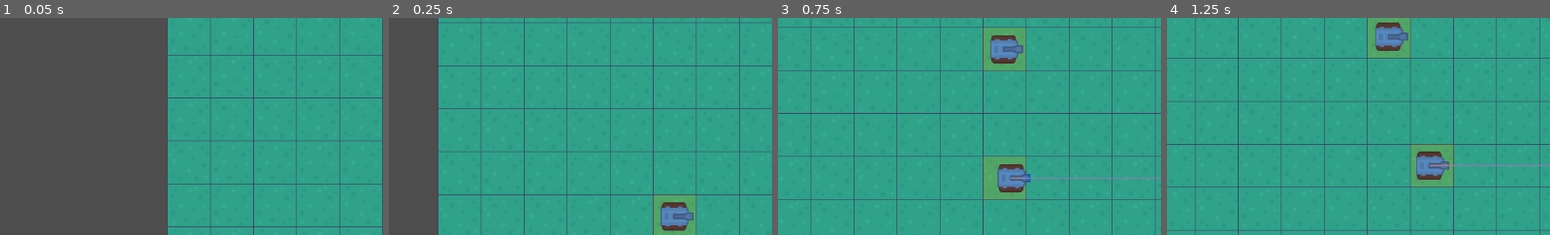
Above: before the commit, frames 1-4 (left to right).
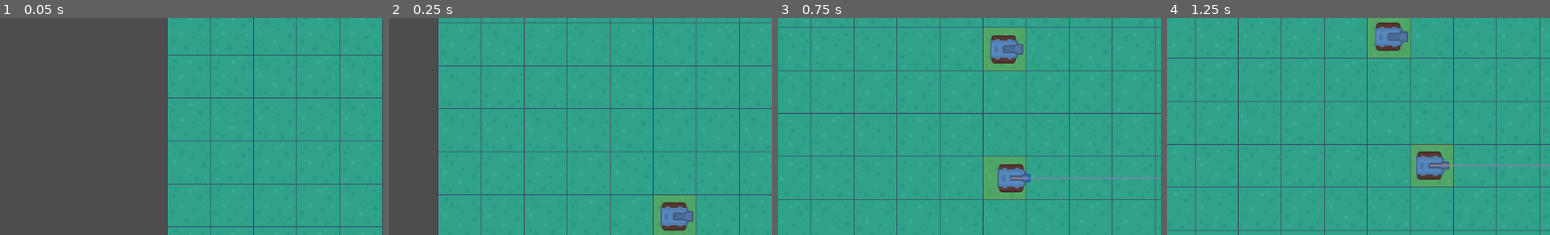
Above: after the commit, the same moments.

Repository: BrianMosbeux/Steel_Storm
Game: Godot game, scene res://scenes/main.tscn
Same seed, same stepped clock (60 frames per second), same inputs: the game is played once before the commit and once after it.
Inputs:
- Up to frame 1 (0.05 s): no input
- Up to frame 2 (0.25 s): no input
- Up to frame 3 (0.75 s): no input
- Up to frame 4 (1.25 s): no input
The pictures show only the part of the screen within x 21-71%, y 46-96%; the shares and areas given below are measured in that part.

Frame 1 is identical in both runs. In frame 2, 0.1% of the frame differs, in the area x 74-80%, y 88-95%; in frame 3, less than 0.1%; in frame 4, 0.1%, in the area x 57-64%, y 6-12%.

Commit message:
Enable switch weapon functionality for player
add initialize(team) function to the weapon_manager.gd script and initialize it on player instance
add a initialize(team, texture) function to weapon so that weapon team and texture is based on the player or npc instance
preload weapon sprite texture and pass them through a dict so that we know which sprite to use depending on team adn weapon index
add switch_weapon() function in weapon_manager.gd and check for player switching weapon in _unhandled_input(event) function
connect player weapon manager's weapon_changed signal to hud.gd

Diff:
--- a/project.godot
+++ b/project.godot
@@ -71,3 +71,13 @@
 "events": [Object(InputEventJoypadButton,"resource_local_to_scene":false,"resource_name":"","device":-1,"button_index":9,"pressure":0.0,"pressed":true,"script":null)
 ]
 }
+weapon_1={
+"deadzone": 0.5,
+"events": [Object(InputEventJoypadButton,"resource_local_to_scene":false,"resource_name":"","device":-1,"button_index":11,"pressure":0.0,"pressed":true,"script":null)
+]
+}
+weapon_2={
+"deadzone": 0.5,
+"events": [Object(InputEventJoypadButton,"resource_local_to_scene":false,"resource_name":"","device":-1,"button_index":12,"pressure":0.0,"pressed":true,"script":null)
+]
+}
--- a/scenes/barrel_1.tscn
+++ b/scenes/barrel_1.tscn
@@ -2,4 +2,4 @@
 
 [ext_resource type="PackedScene" uid="uid://b8bndbs0iyr2s" path="res://scenes/weapon.tscn" id="1_hiwmp"]
 
-[node name="Barrel_1" instance=ExtResource("1_hiwmp")]
+[node name="Barrel1" instance=ExtResource("1_hiwmp")]
--- /dev/null
+++ b/scenes/barrel_2.tscn
@@ -0,0 +1,9 @@
+[gd_scene load_steps=3 format=3 uid="uid://bmufhjb5f0dxr"]
+
+[ext_resource type="PackedScene" uid="uid://b8bndbs0iyr2s" path="res://scenes/weapon.tscn" id="1_0pxl3"]
+[ext_resource type="Texture2D" uid="uid://dvskp5hwrdjp7" path="res://assets/sprites/tank_red/tankRed_barrel1_outline.png" id="2_rcumv"]
+
+[node name="Barrel2" instance=ExtResource("1_0pxl3")]
+
+[node name="TankBarrel2Sprite" parent="." index="0"]
+texture = ExtResource("2_rcumv")
--- a/scenes/player.tscn
+++ b/scenes/player.tscn
@@ -6,6 +6,7 @@
 [ext_resource type="PackedScene" uid="uid://hcjwhwueve55" path="res://scenes/team.tscn" id="5_ebwkj"]
 [ext_resource type="Script" path="res://scripts/weapon_manager.gd" id="5_w5q4q"]
 [ext_resource type="PackedScene" uid="uid://b2c1bxj4fpft" path="res://scenes/barrel_1.tscn" id="6_awy73"]
+[ext_resource type="PackedScene" uid="uid://bmufhjb5f0dxr" path="res://scenes/barrel_2.tscn" id="7_y2lyx"]
 
 [sub_resource type="RectangleShape2D" id="RectangleShape2D_ynfwj"]
 size = Vector2(42, 42)
@@ -30,4 +31,7 @@
 [node name="WeaponManager" type="Node2D" parent="."]
 script = ExtResource("5_w5q4q")
 
-[node name="Barrel_1" parent="WeaponManager" instance=ExtResource("6_awy73")]
+[node name="Barrel1" parent="WeaponManager" instance=ExtResource("6_awy73")]
+
+[node name="Barrel2" parent="WeaponManager" instance=ExtResource("7_y2lyx")]
+visible = false
--- a/scenes/weapon.tscn
+++ b/scenes/weapon.tscn
@@ -1,8 +1,7 @@
-[gd_scene load_steps=8 format=3 uid="uid://b8bndbs0iyr2s"]
+[gd_scene load_steps=7 format=3 uid="uid://b8bndbs0iyr2s"]
 
 [ext_resource type="Script" path="res://scripts/weapon.gd" id="1_esokv"]
 [ext_resource type="PackedScene" uid="uid://b3fe3kwa7sxcl" path="res://scenes/bullet.tscn" id="2_spg4l"]
-[ext_resource type="Texture2D" uid="uid://c70xsmubjckjp" path="res://assets/sprites/tank_blue/tankBlue_barrel2_outline.png" id="3_2rc06"]
 [ext_resource type="Texture2D" uid="uid://vjq8gj2xt0nb" path="res://assets/sprites/muzzle_flash/shotLarge.png" id="4_sfx60"]
 
 [sub_resource type="Animation" id="Animation_kkxlb"]
@@ -89,7 +88,6 @@
 [node name="TankBarrel2Sprite" type="Sprite2D" parent="."]
 position = Vector2(13, -2.79753e-06)
 rotation = -1.5708
-texture = ExtResource("3_2rc06")
 
 [node name="EndOfGun" type="Marker2D" parent="."]
 position = Vector2(38, 0)
--- a/scripts/hud.gd
+++ b/scripts/hud.gd
@@ -14,11 +14,13 @@
 	set_new_health_bar_value(player.health.health)
 	player.connect("player_health_changed", set_new_health_bar_value)
 	set_weapon(player.weapon_manager.get_current_weapon())
+	player.weapon_manager.connect("weapon_changed", set_weapon)
 
 func set_weapon(weapon: Weapon):
 	set_new_current_ammo_label_value(weapon.current_ammo)
 	set_new_max_ammo_label_value(weapon.max_ammo)
-	weapon.connect("weapon_ammo_count_changed", set_new_current_ammo_label_value)
+	if not weapon.is_connected("weapon_ammo_count_changed", set_new_current_ammo_label_value):
+		weapon.connect("weapon_ammo_count_changed", set_new_current_ammo_label_value)
 
 func set_new_health_bar_value(new_health: int):
 	var origina_color: Color = Color("#ff5652")
--- a/scripts/npc.gd
+++ b/scripts/npc.gd
@@ -18,6 +18,7 @@
 
 func _ready():
 	ai.initialize(self, weapon, team.team)
+	weapon.initialize(team.team)
 
 func has_reached_position(location:Vector2):
 	return global_position.distance_to(location) < 5
--- a/scripts/player.gd
+++ b/scripts/player.gd
@@ -23,6 +23,9 @@
 var steer_angle: float
 var acceleration: Vector2
 
+
+func _ready():
+	weapon_manager.initialize(team.team)
 
 func _physics_process(delta):
 	acceleration = Vector2.ZERO
--- a/scripts/weapon.gd
+++ b/scripts/weapon.gd
@@ -6,9 +6,17 @@
 signal weapon_out_of_ammo
 
 
+const TANK_BLUE_BARREL_1_OUTLINE: Texture = preload("res://assets/sprites/tank_blue/tankBlue_barrel2_outline.png")
+const TANK_RED_BARREL_1_OUTLINE: Texture = preload("res://assets/sprites/tank_red/tankRed_barrel2_outline.png")
+
+
 @export var BulletScene: PackedScene
 
-
+var weapon_sprites: Dictionary = {
+	1: TANK_BLUE_BARREL_1_OUTLINE,
+	2: TANK_RED_BARREL_1_OUTLINE
+}
+var team: int = -1
 var max_ammo: int = 5
 var current_ammo: int = max_ammo:
 	set(new_ammo_count):
@@ -18,20 +26,28 @@
 			if current_ammo == 0:
 				weapon_out_of_ammo.emit()
 			weapon_ammo_count_changed.emit(current_ammo)
+var reloading: bool
 
 
 @onready var end_of_gun = $EndOfGun
 @onready var weapon_cooldown = $WeaponCooldown
 @onready var animation_player = $AnimationPlayer
 @onready var muzzle_flash = $MuzzleFlash
+@onready var tank_barrel_sprite = $TankBarrel2Sprite
 
 func _ready():
 	muzzle_flash.hide()
 
+func initialize(team: int, weapon_sprite: Texture = weapon_sprites[team]):
+	self.team = team
+	self.tank_barrel_sprite.texture = weapon_sprite
+
 func start_reload():
+	reloading = true
 	animation_player.play("reload")
 
 func _stop_reload():
+	reloading = false
 	current_ammo = max_ammo
 
 func shoot():
--- a/scripts/weapon_manager.gd
+++ b/scripts/weapon_manager.gd
@@ -1,9 +1,28 @@
 extends Node2D
 
 
-@onready var current_weapon:Weapon  = $Barrel_1
+signal weapon_changed(new_weapon)
 
 
+const TANK_BLUE_BARREL_1_OUTLINE = preload("res://assets/sprites/tank_blue/tankBlue_barrel1_outline.png")
+const TANK_BLUE_BARREL_2_OUTLINE = preload("res://assets/sprites/tank_blue/tankBlue_barrel2_outline.png")
+const TANK_BLUE_BARREL_3_OUTLINE = preload("res://assets/sprites/tank_blue/tankBlue_barrel3_outline.png")
+const TANK_RED_BARREL_1_OUTLINE = preload("res://assets/sprites/tank_red/tankRed_barrel1_outline.png")
+const TANK_RED_BARREL_2_OUTLINE = preload("res://assets/sprites/tank_red/tankRed_barrel2_outline.png")
+const TANK_RED_BARREL_3_OUTLINE = preload("res://assets/sprites/tank_red/tankRed_barrel3_outline.png")
+
+
+@onready var current_weapon:Weapon  = $Barrel1
+
+
+var weapon_sprites : = {
+	Vector2i(1, 0): TANK_BLUE_BARREL_1_OUTLINE,
+	Vector2i(1, 1): TANK_BLUE_BARREL_2_OUTLINE,
+	Vector2i(1, 2): TANK_BLUE_BARREL_2_OUTLINE,
+	Vector2i(2, 0): TANK_RED_BARREL_1_OUTLINE,
+	Vector2i(2, 1): TANK_RED_BARREL_2_OUTLINE,
+	Vector2i(2, 2): TANK_RED_BARREL_2_OUTLINE,
+}
 var weapons: Array = []
 var aim_dir: Vector2
 var dead_zone: float = .9
@@ -11,20 +30,36 @@
 
 func _ready():
 	weapons = get_children()
+	for weapon in weapons:
+		weapon.hide()
+	current_weapon.show()
 
-#func initialize():
-	#for weapon in weapons:
-		#weapon.initialize()
-		#
+func initialize(team: int):
+	for weapon in weapons:
+		var wepon_sprite_key = Vector2i(team, weapon.get_index())
+		var weapon_sprite = weapon_sprites[wepon_sprite_key]
+		weapon.initialize(team, weapon_sprite)
 
 func get_current_weapon():
 	return current_weapon
+
+func switch_weapon(weapon: Weapon):
+	if weapon == current_weapon or current_weapon.reloading == true:
+		return
+	current_weapon.hide()
+	weapon.show()
+	current_weapon = weapon
+	weapon_changed.emit(current_weapon)
 
 func _unhandled_input(event):
 	if event.is_action_pressed("shoot") and not current_weapon.animation_player.is_playing():
 		current_weapon.shoot()
 	elif event.is_action_pressed("reload"):
 		current_weapon.start_reload()
+	elif event.is_action_pressed("weapon_1"):
+		switch_weapon(weapons[0])
+	elif event.is_action_pressed("weapon_2"):
+		switch_weapon(weapons[1])
 
 func get_player_aim_input(delta):
 	aim_dir = Input.get_vector("aim_left", "aim_right", "aim_up", "aim_down")
Not shown: 1 places in scenes/player.tscn that only renumber resources
